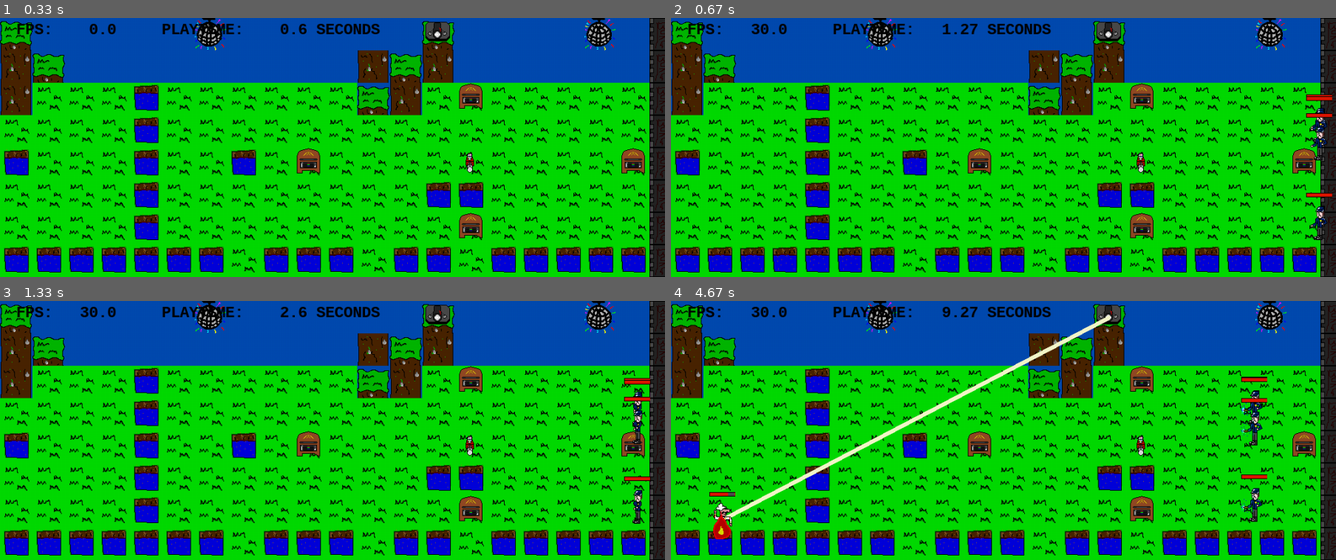
Above: before the commit, frames 1-4 (two rows, left to right).
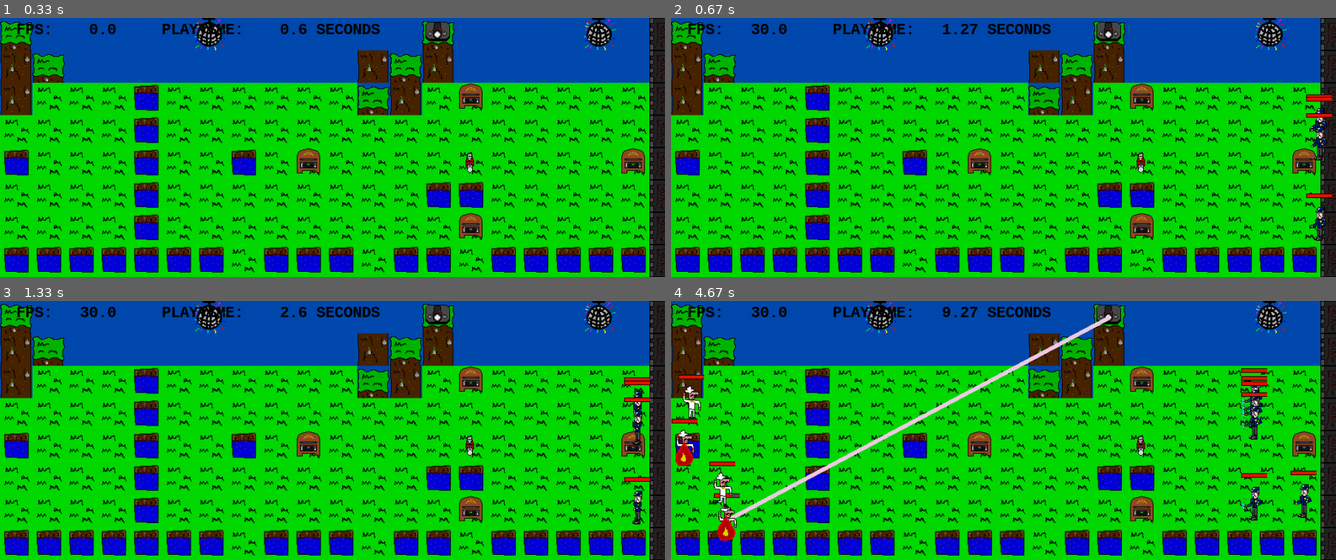
Above: after the commit, the same moments.

Repository: ferrisvienna/Disco_Defense
Game: pygame game, started from discodefense.py
Same seed, same stepped clock (60 frames per second), same inputs: the game is played once before the commit and once after it.
Inputs:
- Up to frame 1 (0.33 s): no input
- Up to frame 2 (0.67 s): tap F2 at 0.33 s
- Up to frame 3 (1.33 s): no input
- Up to frame 4 (4.67 s): no input

Frame 1 is identical in both runs. In frame 2, 0.2% of the frame differs, in the area x 95-100%, y 30-87%; in frame 3, 0.4%; in frame 4, 4.0%, in the area x 0-98%, y 5-93%.

Commit message:
bug fixed

Diff:
--- a/discodefense.py
+++ b/discodefense.py
@@ -19,8 +19,8 @@
     ACTORSPEEDMIN=10
     DISCTHROWERRANGE=150
     DISCMAXSPEED=100
-    SPAWNRATE =0.01
-    SECURITYSPAWNRATE = 0.0005
+    SPAWNRATE =0.05
+    SECURITYSPAWNRATE = 0.005
 #rebalance
     def __init__(self):
 
@@ -531,7 +531,6 @@
             return char
 
 
-
         def kill(self):
             for _ in range(random.randint(10,30)):
                 Fragment(self.pos)
@@ -559,7 +558,9 @@
                 #Game.LIVES-=1
             if self.getChar()=="h":
                 self.nomove = True
-            self.dy=random.randint(-20, 20)
+            else:
+                self.nomove = False
+            self.dy=random.randint(-50, 50)
             self.dx= -25#random.randint(10,10)
             if self.nomove:
                 self.dx = 0
